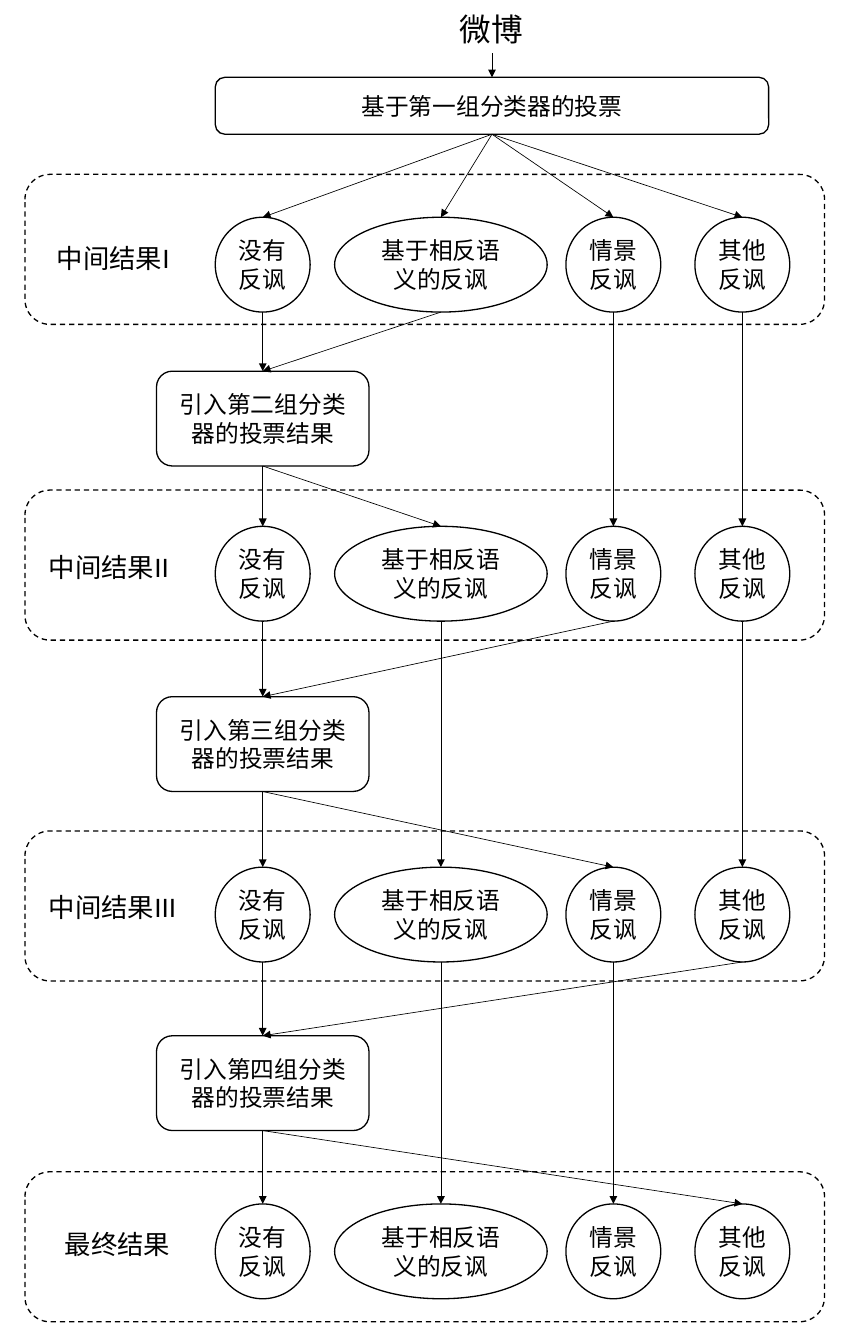
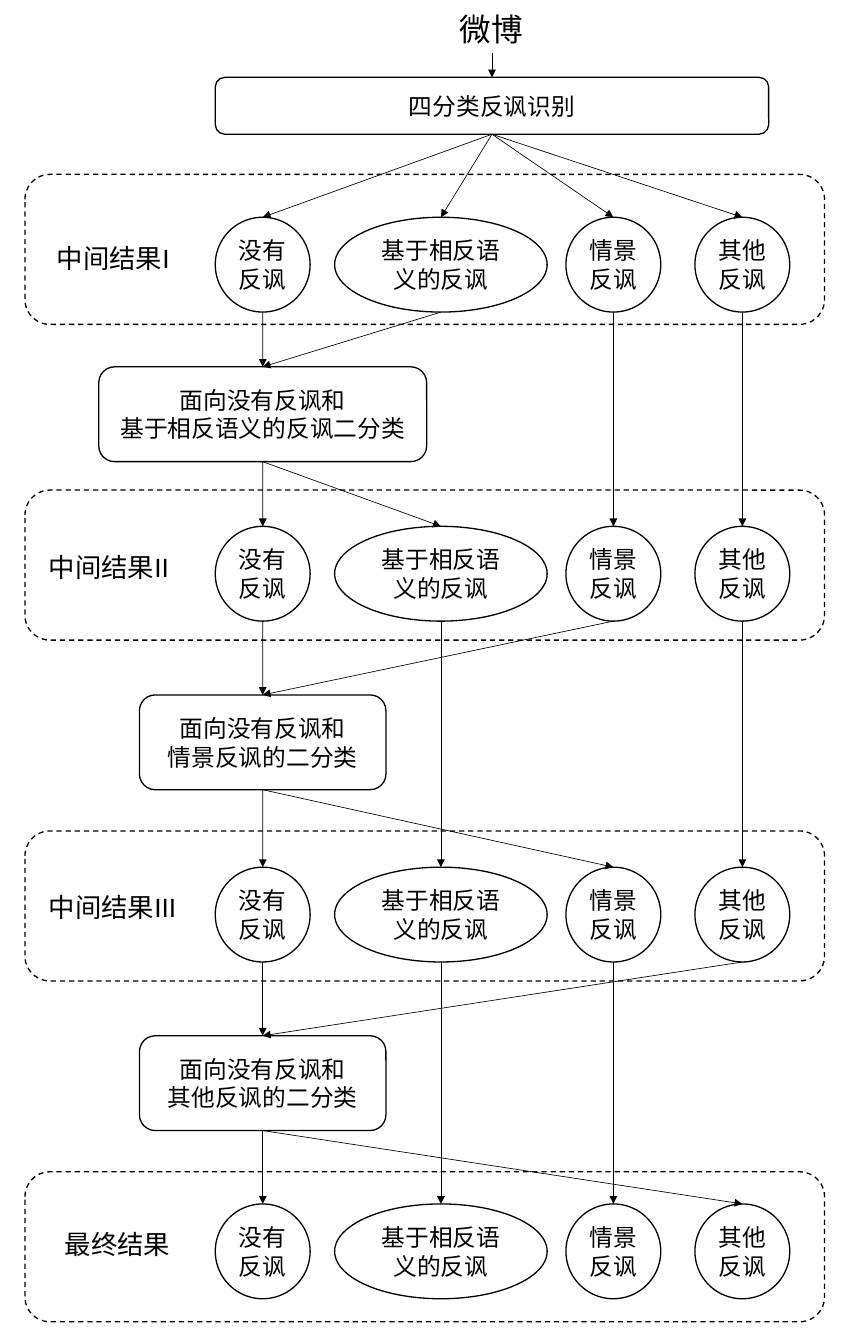
Before and after one commit to liangxh/grad2019, a slide deck: slide 1 of img/irony_det_system.pptx. Drawn at 859x1344 pixels with LibreOffice and Linux fonts; fonts in the diff are those of the drawing. Boxes give left, top, right and bottom in pixels: in the first picture for what was removed or moved away, otherwise in the second. Text is boxed around its words. In the diff, an @@ line names an element or a change of style, - is before the commit and + after.

```diff
--- a/img/irony_det_system.pptx
+++ b/img/irony_det_system.pptx
@@ text in rounded rectangle at (409, 95, 575, 117): text changed @@
-基于第一组分类器的投票
+四分类反讽识别
@@ arrow moved from (441, 312) - (263, 371) to (441, 312) - (263, 367) @@
@@ arrow moved from (263, 312) - (263, 371) to (263, 312) - (263, 367) @@
@@ rounded rectangle "面向没有反讽和": place and size @@
-rounded rectangle "面向没有反讽和" at (156, 371, 369, 466)
+rounded rectangle "面向没有反讽和" at (99, 367, 427, 462)
@@ text in rounded rectangle at (120, 389, 405, 439): text changed @@
-引入第二组分类器的投票结果
+面向没有反讽和
+基于相反语义的反讽二分类
@@ arrow moved from (263, 466) - (441, 526) to (263, 462) - (441, 526) @@
@@ arrow moved from (263, 466) - (263, 526) to (263, 462) - (263, 526) @@
@@ rounded rectangle "面向没有反讽和": place and size @@
-rounded rectangle "面向没有反讽和" at (156, 697, 369, 792)
+rounded rectangle "面向没有反讽和" at (139, 695, 386, 790)
@@ text in rounded rectangle at (168, 717, 358, 768): text changed @@
-引入第三组分类器的投票结果
+面向没有反讽和
+情景反讽的二分类
@@ rounded rectangle "面向没有反讽和": place and size @@
-rounded rectangle "面向没有反讽和" at (156, 1035, 369, 1130)
+rounded rectangle "面向没有反讽和" at (139, 1035, 386, 1130)
@@ text in rounded rectangle at (168, 1058, 358, 1108): text changed @@
-引入第四组分类器的投票结果
+面向没有反讽和
+其他反讽的二分类
```
Also in this commit, not shown: 7 other files.
